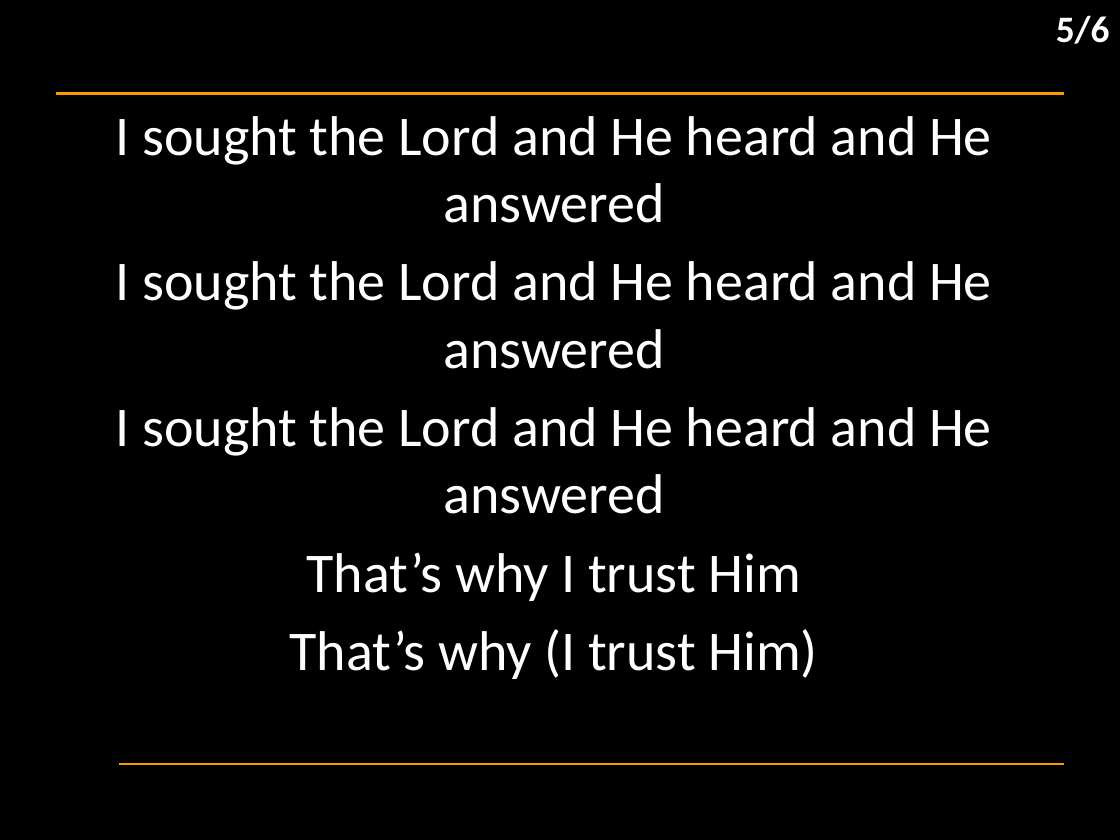
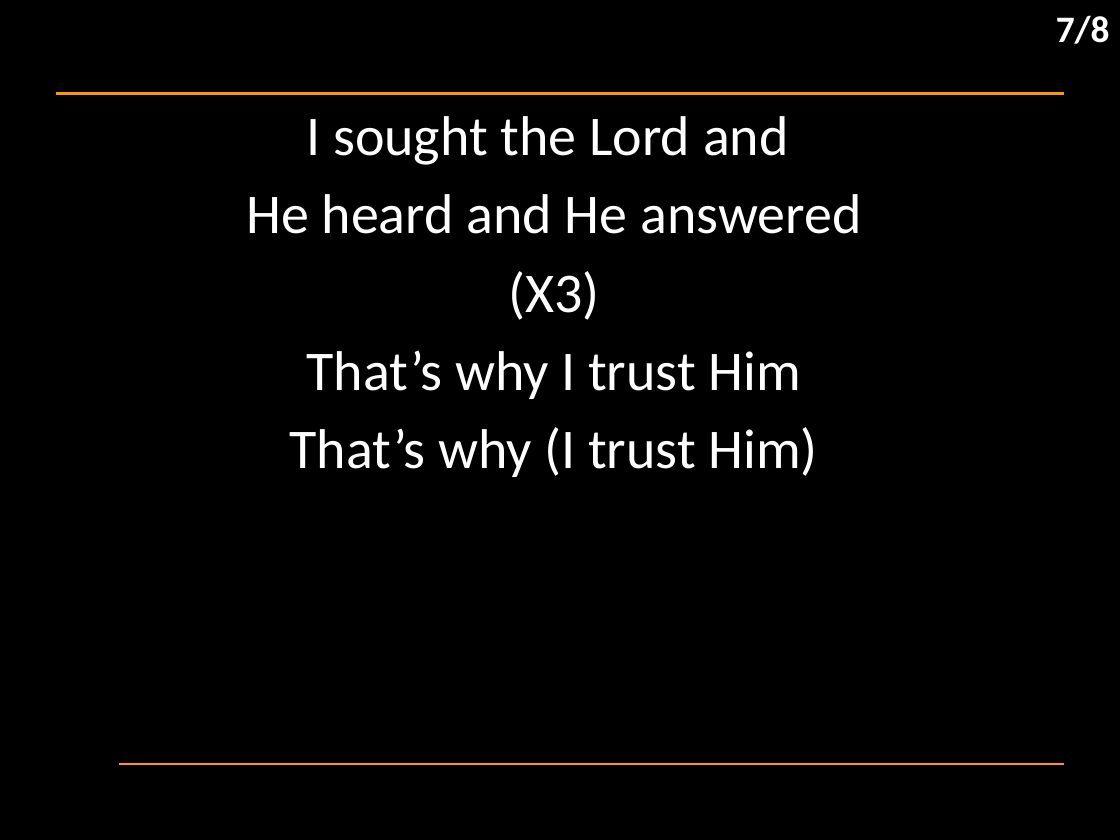
Before and after one commit to hoo-are-ya/worship, a slide deck: slide 8 of docs/songs/trust in god.pptx (slide 6 before the commit). Drawn at 1120x840 pixels with LibreOffice and Linux fonts; fonts in the diff are those of the drawing; background and template pictures are left out. Boxes give left, top, right and bottom in pixels: in the first picture for what was removed or moved away, otherwise in the second. Text is boxed around its words. In the diff, an @@ line names an element or a change of style, - is before the commit and + after.

```diff
--- a/docs/songs/trust in god.pptx
+++ b/docs/songs/trust in god.pptx
@@ text at [1056,15,1110,44]: text changed @@
-5/6
+7/8
@@ subtitle at [246,116,861,320]: text changed @@
-I sought the Lord and He heard and He answered
-I sought the Lord and He heard and He answered
-I sought the Lord and He heard and He answered
+I sought the Lord and
+He heard and He answered
+(X3)
```
Also in this commit, not shown: 5 other slides changed, 2 slides added, 13 other files.
